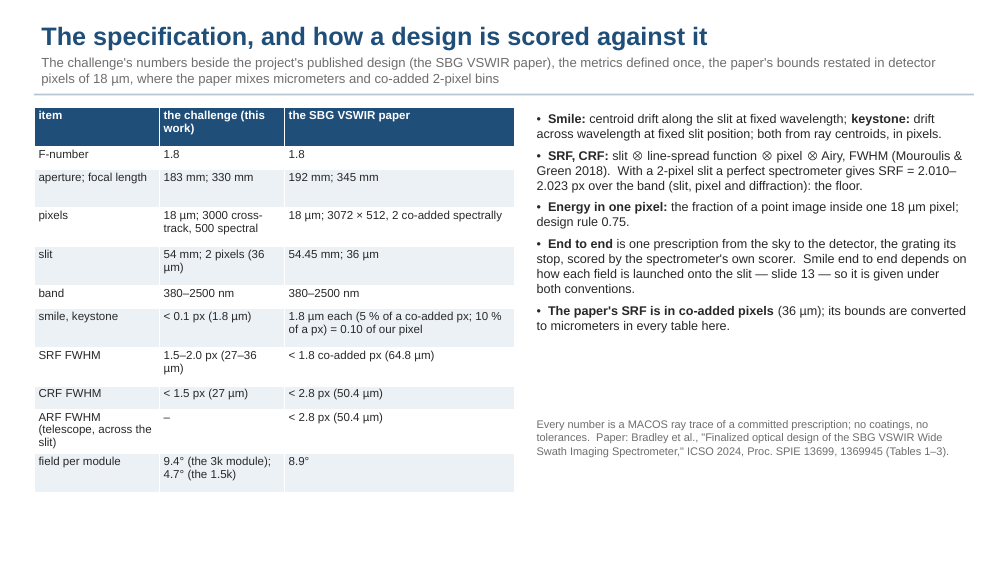
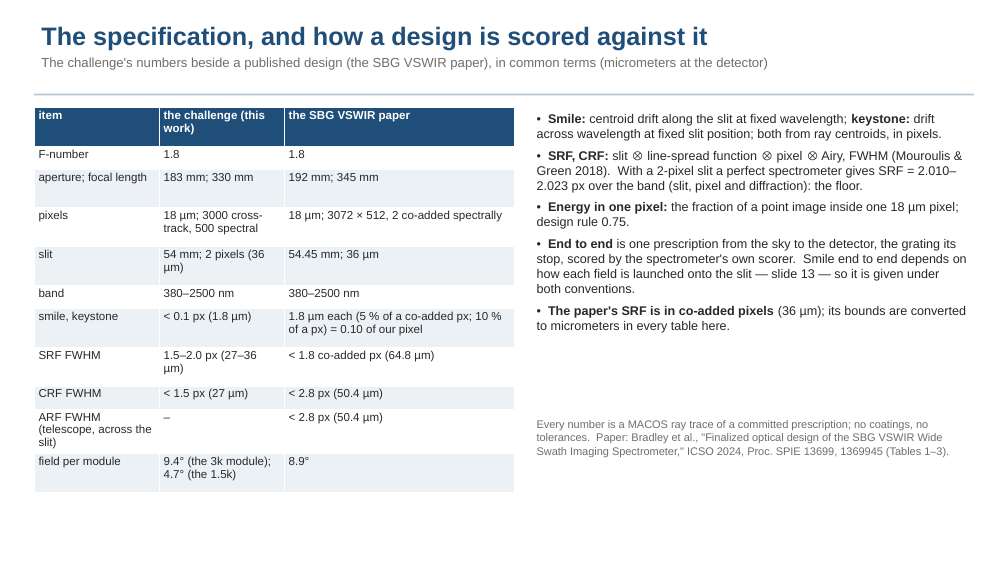
Before and after one commit to nasa-jpl/macos, a slide deck: slide 3 of demo_session/deck_dyson_3k.pptx. Drawn at 1008x567 pixels with LibreOffice and Linux fonts; fonts in the diff are those of the drawing. Boxes give left, top, right and bottom in pixels: in the first picture for what was removed or moved away, otherwise in the second. Text is boxed around its words. In the diff, an @@ line names an element or a change of style, - is before the commit and + after.

```diff
--- a/demo_session/deck_dyson_3k.pptx
+++ b/demo_session/deck_dyson_3k.pptx
@@ text at (41,57,768,70): text changed @@
-The challenge's numbers beside the project's published design (the SBG VSWIR paper), the metrics defined once, the paper's bounds restated in detector pixels of 18 µm, where the paper mixes micrometers and co-added 2-pixel bins
+The challenge's numbers beside a published design (the SBG VSWIR paper), in common terms (micrometers at the detector)
```
Also in this commit, not shown: 6 other slides changed, 1 other file.
